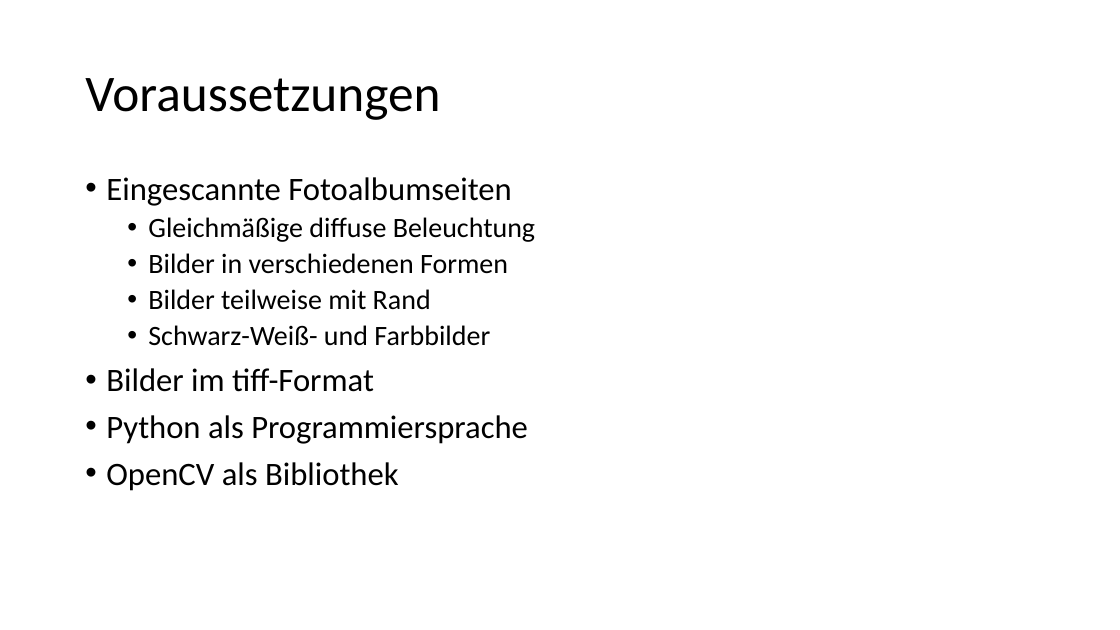
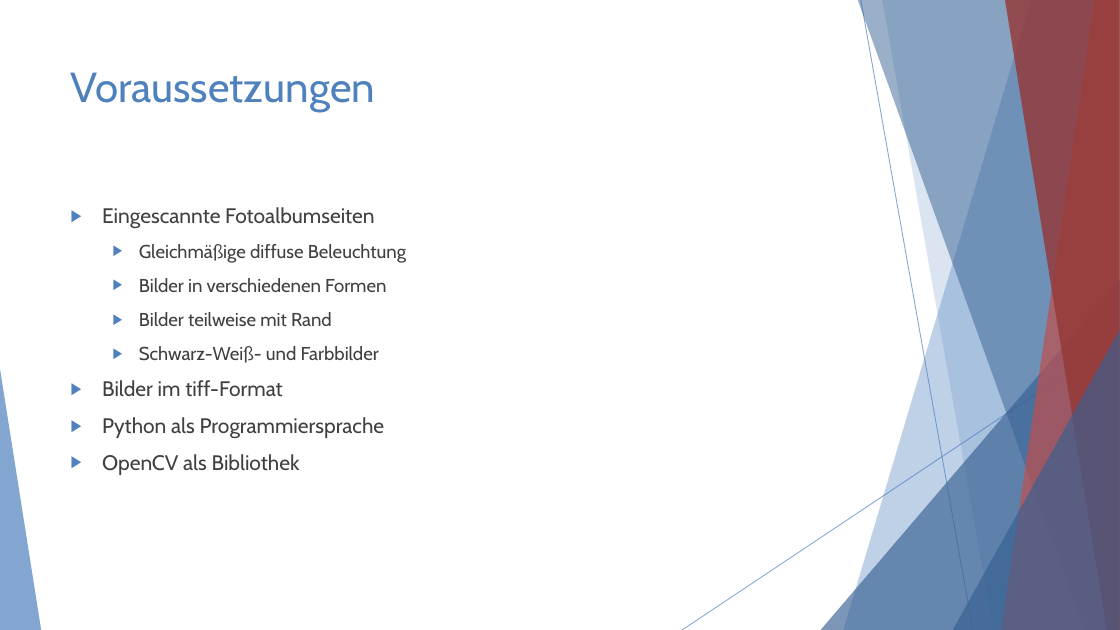
Before and after one commit to youssefMes/FotoAlbumExtractor, a slide deck: slide 2 of expose/expose_präsentation.pptx. Drawn at 1120x630 pixels with LibreOffice and Linux fonts; fonts in the diff are those of the drawing. Boxes give left, top, right and bottom in pixels: in the first picture for what was removed or moved away, otherwise in the second. Text is boxed around its words. In the diff, an @@ line names an element or a change of style, - is before the commit and + after.

```diff
--- a/expose/expose_präsentation.pptx
+++ b/expose/expose_präsentation.pptx
@@ title "Voraussetzungen": place and size @@
-title "Voraussetzungen" at (85, 78, 440, 120)
+title "Voraussetzungen" at (71, 72, 375, 112)
@@ title "Voraussetzungen" at (71, 72, 375, 112): size 44 to 36 pt, font Calibri to Cabin, text colour #000000 to #4F81BD; line spacing 0.9 to 1; vertical alignment middle to top @@
@@ text "Eingescannte Fotoalbumseiten": place and size @@
-text "Eingescannte Fotoalbumseiten" at (106, 177, 535, 491)
+text "Eingescannte Fotoalbumseiten" at (102, 207, 406, 475)
@@ text "Eingescannte Fotoalbumseiten" at (102, 207, 406, 475): size 28 to 18 pt in "Eingescannte Fotoalbumseiten", "Bilder im tiff-Format", "Python als Programmiersprache", "OpenCV als Bibliothek"; font Calibri to Cabin, text colour #000000 to #404040; size 24 to 16 pt in "Gleichmäßige diffuse Beleuchtung", "Bilder in verschiedenen Formen", "Bilder teilweise mit Rand", "Schwarz-Weiß- und Farbbilder"; bullet • to ▶; line spacing 0.9 to 1; more space between paragraphs @@
@@ group added at (0, 0, 1120, 630): 5 freeform shapes, 3 triangles, 2 lines @@
```
Also in this commit, not shown: 5 other slides changed, 2 other files.
